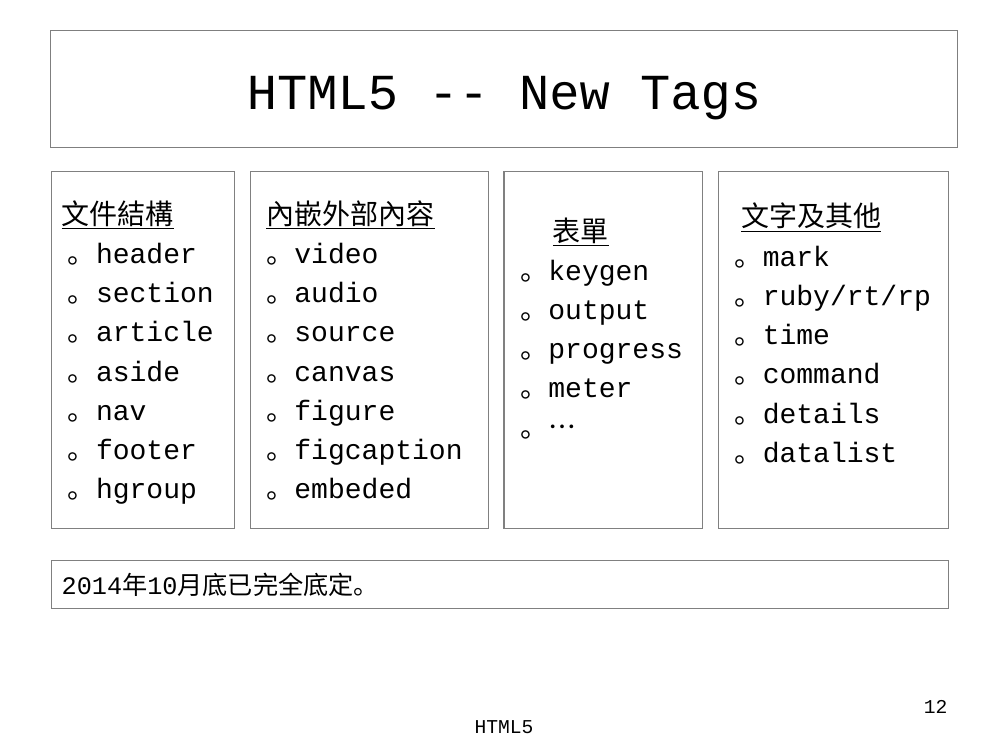
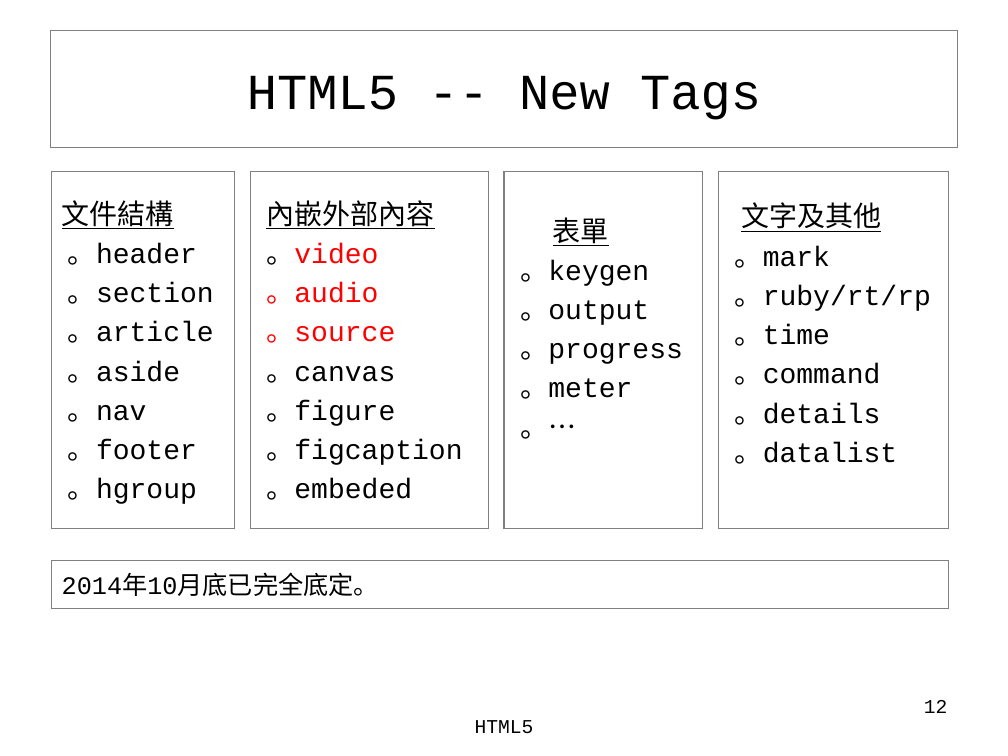
Before and after one commit to dive880217/HTML5api, a slide deck: slide 12 of tools/HTML5.pptx. Drawn at 1008x756 pixels with LibreOffice and Linux fonts; fonts in the diff are those of the drawing. Boxes give left, top, right and bottom in pixels: in the first picture for what was removed or moved away, otherwise in the second. Text is boxed around its words. In the diff, an @@ line names an element or a change of style, - is before the commit and + after.

```diff
--- a/tools/HTML5.pptx
+++ b/tools/HTML5.pptx
@@ text in rectangle at (x1=266, y1=242, x2=395, y2=343): text colour #000000 to #FF0000 in "。video", "。audio", "。source" @@
```
Also in this commit, not shown: 5 other slides changed, 32 other files.
